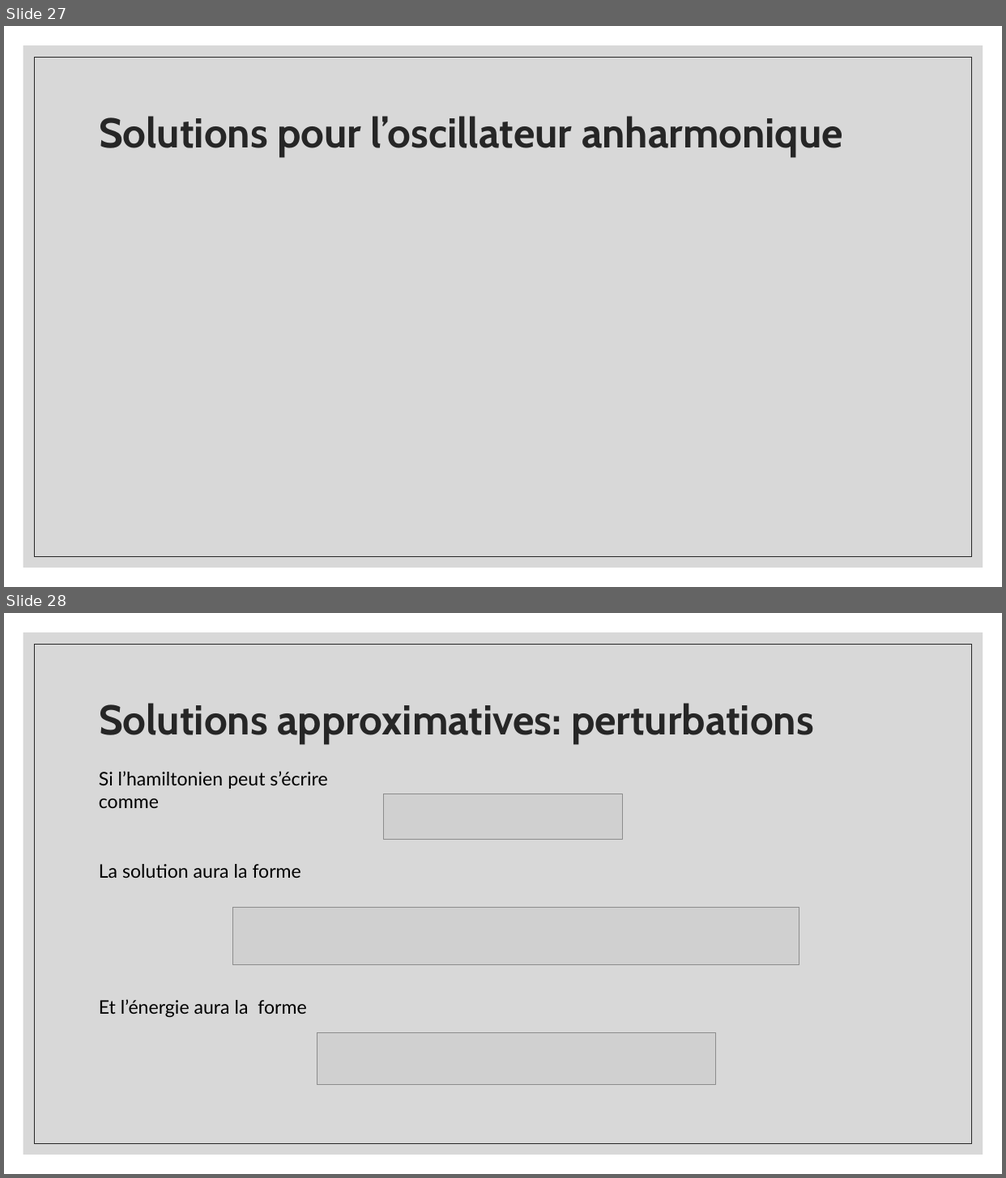
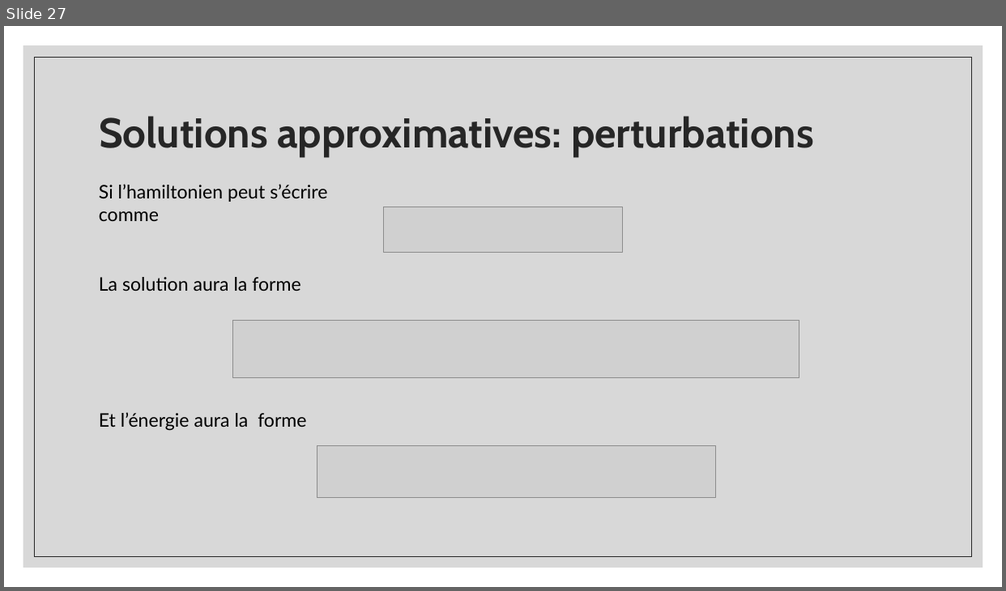
Before and after one commit to gahem1/Physique_Numerique, a slide deck: Solutions d’une équation aux valeurs propres.pptx. Shown one above the other, each under a label of ours: slides 27 and 28 before the commit, slide 27 after it. The pictures are 1006x1178 and 1006x591 pixels, drawn with LibreOffice and Linux fonts; fonts in the diff are those of the drawing; grey boxes stand for pictures. Boxes give left, top, right and bottom in pixels: in the first picture for what was removed or moved away, otherwise in the second. Text is boxed around its words. In the diff, an @@ line names an element or a change of style, - is before the commit and + after.

```diff
--- a/Solutions d’une équation aux valeurs propres.pptx
+++ b/Solutions d’une équation aux valeurs propres.pptx
@@ slide 27 removed at [4,26,1002,587], background #FFFFFF; not listed: 2 template elements that a slide beside it also shows @@
@@ title removed at [99,116,843,156] @@
-Solutions pour l’oscillateur anharmonique
@@ what was slide 28 is now slide 27 @@
```
